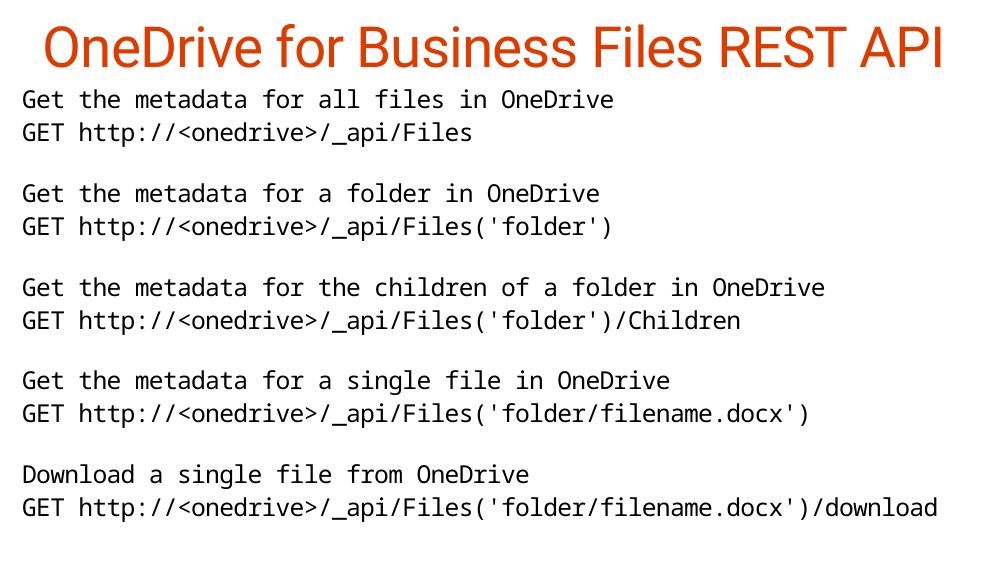
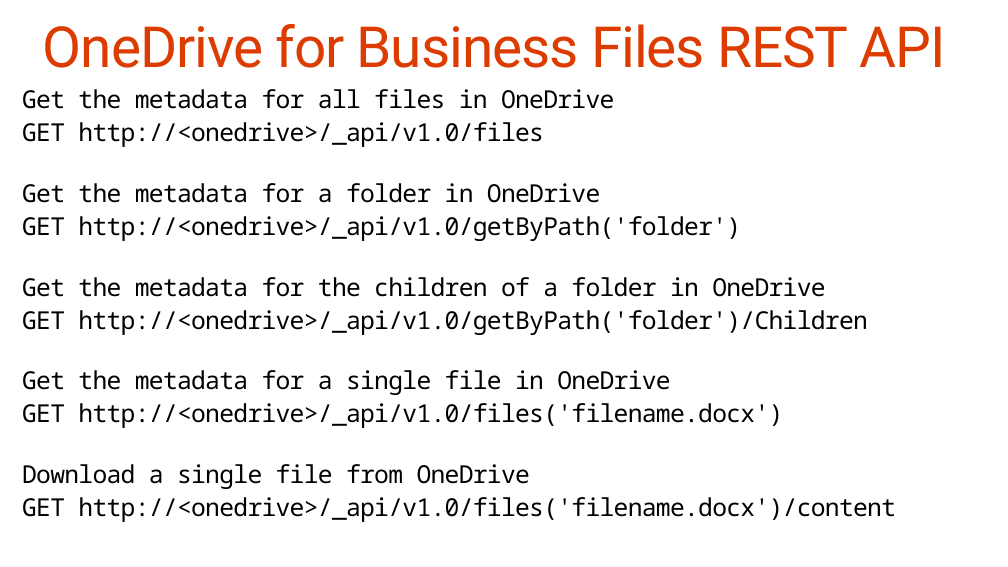
Before and after one commit to fabbbiob/TrainingContent, a slide deck: slide 18 of O3653-3 Deep Dive into Office 365 APIs for OneDrive for Business/O3653-3 Deep Dive into Office 365 APIs for OneDrive for Business.pptx. Drawn at 1008x567 pixels with LibreOffice and Linux fonts; fonts in the diff are those of the drawing. Boxes give left, top, right and bottom in pixels: in the first picture for what was removed or moved away, otherwise in the second. Text is boxed around its words. In the diff, an @@ line names an element or a change of style, - is before the commit and + after.

Commit message:
updated slides to match RTM SDK & REST APIs

```diff
--- a/O3653-3 Deep Dive into Office 365 APIs for OneDrive for Business/O3653-3 Deep Dive into Office 365 APIs for OneDrive for Business.pptx
+++ b/O3653-3 Deep Dive into Office 365 APIs for OneDrive for Business/O3653-3 Deep Dive into Office 365 APIs for OneDrive for Business.pptx
@@ text at box(22, 122, 544, 147): text changed @@
-GET http://<onedrive>/_api/Files
+GET http://<onedrive>/_api/v1.0/files
@@ text at box(22, 216, 741, 241): text changed @@
-GET http://<onedrive>/_api/Files('folder')
+GET http://<onedrive>/_api/v1.0/getByPath('folder')
@@ text at box(22, 310, 867, 335): text changed @@
-GET http://<onedrive>/_api/Files('folder')/Children
+GET http://<onedrive>/_api/v1.0/getByPath('folder')/Children
@@ text at box(22, 403, 783, 428): text changed @@
-GET http://<onedrive>/_api/Files('folder/filename.docx')
+GET http://<onedrive>/_api/v1.0/files('filename.docx')
@@ text at box(22, 497, 896, 522): text changed @@
-GET http://<onedrive>/_api/Files('folder/filename.docx')/download
+GET http://<onedrive>/_api/v1.0/files('filename.docx')/content
```
Also in this commit, not shown: 7 other slides changed.
